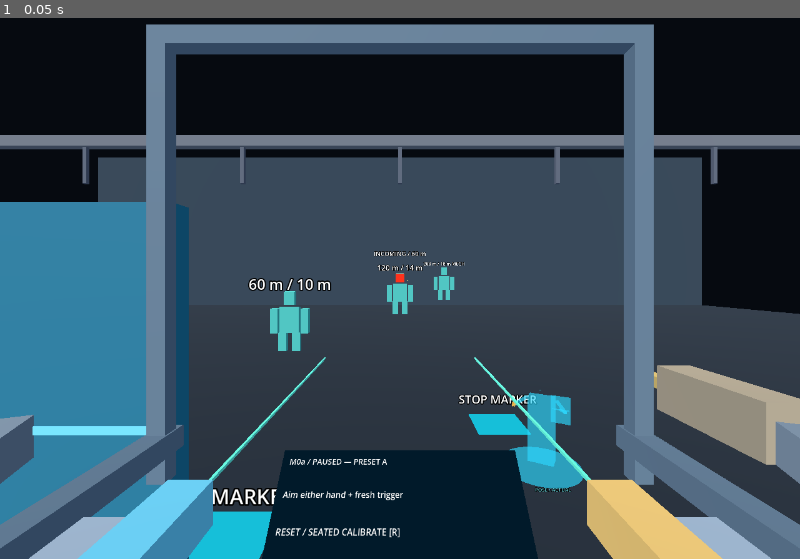
Above: before the commit, frame 1.
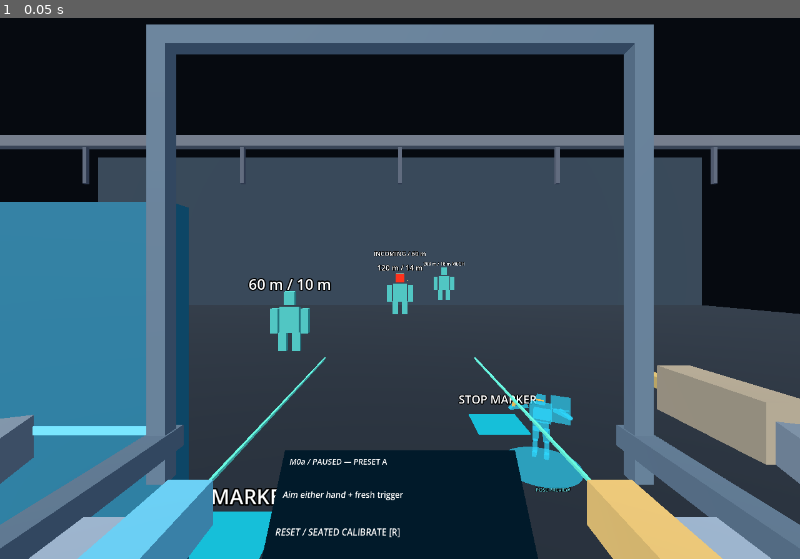
Above: after the commit, the same moment.

Repository: hiinaspace/mech-vr
Game: Godot game, scene res://main.tscn
Same seed, same stepped clock (60 frames per second), same inputs: the game is played once before the commit and once after it.
Inputs:
- Up to frame 1 (0.05 s): no input

The runs differ from the first frame. In frame 1, 0.4% of the frame differs, in the area x 63-72%, y 68-88%.

Commit message:
Prototype hologram flight posture and acceleration-driven jets
Keep actual equipment poses as IK targets, cap articulated reach, and retain actual-geometry comparison. Add finite/reversal/coast/frame and limb-length checks.

Assisted-by: Codex:gpt-6-astra

Diff:
--- /dev/null
+++ b/scripts/flight_pose.gd
@@ -0,0 +1,55 @@
+extends RefCounted
+## Authored visual approximation in cockpit axes (+Y spine, -Z forward).
+## No forces or physics state are changed. Inputs must exclude collision impulses.
+const MAX_LEAN := deg_to_rad(82.0)
+const TURN_RATE := deg_to_rad(110.0)
+var body_basis := Basis.IDENTITY
+var main_acceleration := 0.0
+var residual_acceleration := Vector3.ZERO
+var flight_amount := 0.0
+
+func step(dt: float, velocity: Vector3, acceleration: Vector3, paused := false) -> void:
+	if not velocity.is_finite() or not acceleration.is_finite() or not is_finite(dt):
+		main_acceleration = 0.0
+		residual_acceleration = Vector3.ZERO
+		return
+	if paused:
+		main_acceleration = 0.0
+		residual_acceleration = Vector3.ZERO
+		return
+	var direction := Vector3.UP
+	var amount := 0.0
+	if acceleration.length() > 0.2:
+		direction = acceleration.normalized()
+		amount = clampf(acceleration.length() / 8.0, 0.0, 1.0)
+	elif velocity.length() > 0.2:
+		direction = velocity.normalized()
+		amount = clampf(velocity.length() / 8.0, 0.0, 1.0)
+	# Bounded hemisphere avoids an upside-down flip during descent/reversal.
+	var axis := Vector3.UP.cross(direction)
+	var target := Quaternion.IDENTITY
+	if axis.length_squared() > 0.00001:
+		target = Quaternion(axis.normalized(), minf(Vector3.UP.angle_to(direction), MAX_LEAN) * amount)
+	var current := body_basis.get_rotation_quaternion()
+	var angle := current.angle_to(target)
+	var fraction := minf(maxf(dt,0.0) * TURN_RATE / maxf(angle,0.00001),1.0)
+	body_basis = Basis(current.slerp(target,fraction)).orthonormalized()
+	flight_amount = move_toward(flight_amount,amount,maxf(dt,0.0)*2.0)
+	main_acceleration = maxf(acceleration.dot(body_basis.y),0.0)
+	residual_acceleration = acceleration - body_basis.y * main_acceleration
+	if acceleration.length() <= 0.2:
+		main_acceleration = 0.0
+		residual_acceleration = Vector3.ZERO
+
+## Two equal fixed-length bones, stable pole in the chest frame. Returns shoulder,
+## elbow, capped wrist. Requested wrist stays a separate visible equipment target.
+static func arm_points(shoulder: Vector3, target: Vector3, pole: Vector3, length := 4.5) -> Array[Vector3]:
+	var delta := target - shoulder
+	var direction := delta.normalized() if delta.length_squared() > 0.000001 else Vector3.FORWARD
+	var reach := clampf(delta.length(),0.02,2.0*length-0.001)
+	var bend := pole - direction * pole.dot(direction)
+	if bend.length_squared() < 0.000001:
+		bend = direction.cross(Vector3.UP if absf(direction.y)<0.9 else Vector3.RIGHT)
+	var wrist := shoulder + direction*reach
+	var elbow := shoulder + direction*reach*.5 + bend.normalized()*sqrt(maxf(length*length-reach*reach*.25,0.0))
+	return [shoulder,elbow,wrist]
--- a/scripts/pose_hologram.gd
+++ b/scripts/pose_hologram.gd
@@ -1,12 +1,25 @@
 extends Node3D
-## Read-only miniature of rendered geometry, including held/reset-blended poses.
-## Its pedestal stays in the cockpit; range-relative yaw/pitch rotates the robot.
+## Read-only actual-geometry view or authored flight-pose preview. Camera, external
+## arms and motor are untouched. The preview pivots around the suit centre; IK
+## follows actual equipment targets in cockpit space, never stretched limbs.
 const MINI_SCALE := 0.014
+const FlightPose = preload("res://scripts/flight_pose.gd")
+const CENTRE := Vector3(0,-8,0)
 var rig := Node3D.new()
 var content := Node3D.new()
+var preview := Node3D.new()
+var torso := Node3D.new()
 var sources: Array[Node3D] = []
 var copies: Array[Node3D] = []
+var equipment: Array[Node3D] = []
+var arm_links: Array[MeshInstance3D] = []
+var markers: Array[MeshInstance3D] = []
+var legs: Array[MeshInstance3D] = []
+var flames: Array[MeshInstance3D] = []
+var label := Label3D.new()
 var suit: Node3D
+var flight_enabled := true
+var flight := FlightPose.new()
 
 func setup(body: Node3D, geometry: Array[Node3D]) -> void:
 	suit = body
@@ -14,12 +27,32 @@
 	position = Vector3(.48,-.50,-1.25)
 	add_child(rig)
 	rig.add_child(content)
-	content.position = Vector3(0,8,0)
+	content.position = -CENTRE
 	for source in sources:
 		var copy := source.duplicate() as Node3D
 		content.add_child(copy)
 		copies.append(copy)
 		_tint(copy)
+	rig.add_child(preview)
+	preview.add_child(torso)
+	_box(torso,Vector3(4.8,4.2,2.5),Vector3(0,3,0))
+	_box(torso,Vector3(3.4,1.8,2.1),Vector3(0,-.5,0))
+	_box(torso,Vector3(2,2,1.8),Vector3(0,6.1,0))
+	_box(torso,Vector3(1.7,.35,.12),Vector3(0,6.2,-.95),Color(1,.75,.3,.95))
+	_box(torso,Vector3(3.8,2.4,1.5),Vector3(0,2,1.8))
+	for side in [-1,1]:
+		for _part in 3:
+			legs.append(_box(preview,Vector3.ONE,Vector3.ZERO))
+		for _part in 2:
+			arm_links.append(_box(preview,Vector3.ONE,Vector3.ZERO))
+		markers.append(_box(preview,Vector3.ONE*.65,Vector3.ZERO,Color(1,.3,.2,.9)))
+		# Source order is cockpit beam, torso, shield, rifle, arm segments.
+		var copy := sources[2 if side == -1 else 3].duplicate() as Node3D
+		preview.add_child(copy)
+		_tint(copy)
+		equipment.append(copy)
+	for _i in 3:
+		flames.append(_box(preview,Vector3.ONE,Vector3.ZERO,Color(.3,1,1,.95)))
 	var base := MeshInstance3D.new()
 	var mesh := CylinderMesh.new()
 	mesh.top_radius = .13
@@ -29,8 +62,6 @@
 	base.position.y = -.14
 	add_child(base)
 	_tint(base)
-	var label := Label3D.new()
-	label.text = "POSE / ACTUAL"
 	label.font_size = 24
 	label.pixel_size = .00065
 	label.position = Vector3(0,-.165,.10)
@@ -38,13 +69,26 @@
 	add_child(label)
 	sync()
 
+func _box(parent: Node3D, size: Vector3, at: Vector3, color := Color(.18,.85,1,.7)) -> MeshInstance3D:
+	var node := MeshInstance3D.new()
+	var mesh := BoxMesh.new()
+	mesh.size = size
+	node.mesh = mesh
+	var mat := StandardMaterial3D.new()
+	mat.shading_mode = BaseMaterial3D.SHADING_MODE_UNSHADED
+	mat.transparency = BaseMaterial3D.TRANSPARENCY_ALPHA
+	mat.albedo_color = color
+	node.material_override = mat
+	parent.add_child(node)
+	node.position = at
+	return node
+
 func _tint(node: Node) -> void:
 	if node is MeshInstance3D:
 		var mat := StandardMaterial3D.new()
 		mat.shading_mode = BaseMaterial3D.SHADING_MODE_UNSHADED
 		mat.transparency = BaseMaterial3D.TRANSPARENCY_ALPHA
 		mat.albedo_color = Color(.18,.85,1,.65)
-		# Preserve left/right equipment distinction without changing any geometry.
 		if node.material_override is StandardMaterial3D:
 			var original: Color = node.material_override.albedo_color
 			if original.r > original.b:
@@ -53,7 +97,50 @@
 	for child in node.get_children():
 		_tint(child)
 
+func update_flight(dt: float, local_velocity: Vector3, local_acceleration: Vector3, paused := false) -> void:
+	flight.step(dt,local_velocity,local_acceleration,paused)
+
+func _link(node: MeshInstance3D, a: Vector3, b: Vector3, width: float) -> void:
+	var delta := b-a
+	node.position = (a+b)*.5
+	node.basis = Basis.looking_at(delta.normalized(),Vector3.UP if absf(delta.normalized().y)<.99 else Vector3.RIGHT)
+	node.scale = Vector3(width,width,maxf(delta.length(),.001))
+
 func sync() -> void:
 	rig.basis = (Basis(Vector3.UP,deg_to_rad(150)) * suit.basis).scaled(Vector3.ONE*MINI_SCALE)
+	content.visible = not flight_enabled
+	preview.visible = flight_enabled
+	label.text = "POSE PREVIEW" if flight_enabled else "POSE / ACTUAL"
 	for index in sources.size():
 		copies[index].transform = sources[index].transform
+	if not flight_enabled:
+		return
+	var orientation: Basis = flight.body_basis
+	torso.basis = orientation
+	for i in 2:
+		var side := -1.0 if i==0 else 1.0
+		var hip := orientation*Vector3(side*1.2,-1,0)
+		var knee := orientation*Vector3(side*1.35,-4.1,.45+flight.flight_amount*.7)
+		var ankle := orientation*Vector3(side*1.4,-7.1,.25+flight.flight_amount*1.1)
+		_link(legs[i*3],hip,knee,1.25)
+		_link(legs[i*3+1],knee,ankle,.95)
+		_link(legs[i*3+2],ankle,ankle+orientation*Vector3(0,-.1,-1.5),1.0)
+		equipment[i].transform = sources[2+i].transform
+		equipment[i].position -= CENTRE
+		var shoulder := orientation*Vector3(side*3,4,0)
+		var target := equipment[i].position
+		var points: Array[Vector3] = FlightPose.arm_points(shoulder,target,orientation*Vector3(side,-.6,.3))
+		_link(arm_links[i*2],points[0],points[1],.7)
+		_link(arm_links[i*2+1],points[1],points[2],.6)
+		markers[i].position = target
+		markers[i].visible = points[2].distance_to(target)>.05
+	var main_strength: float = flight.main_acceleration
+	for i in 2:
+		var nozzle := orientation*Vector3(-1.1 if i==0 else 1.1,.8,2)
+		flames[i].visible = main_strength>.2
+		_link(flames[i],nozzle,nozzle-orientation.y*(.2+minf(main_strength/8.0,3.0)),.4)
+	var residual: Vector3 = flight.residual_acceleration
+	flames[2].visible = residual.length()>.2
+	var origin := orientation*Vector3(0,-.5,1.5)
+	var exhaust := -residual.normalized() if residual.length()>.001 else Vector3.DOWN
+	_link(flames[2],origin,origin+exhaust*(.2+minf(residual.length()/8.0,3.0)),.3)
--- /dev/null
+++ b/tests/test_flight_pose.gd
@@ -0,0 +1,48 @@
+extends SceneTree
+const Flight = preload("res://scripts/flight_pose.gd")
+var checks := 0
+var failures := 0
+func check(ok: bool, description: String) -> void:
+	checks += 1
+	if not ok:
+		failures += 1
+		push_error(description)
+func _initialize() -> void:
+	for dt in [1.0/30,1.0/60,1.0/120]:
+		var f := Flight.new()
+		for _i in int(2.0/dt):
+			f.step(dt,Vector3(0,0,-20),Vector3(0,0,-12))
+		check(f.body_basis.y.dot(Vector3.FORWARD)>.98,"Forward acceleration puts spine into flight")
+		check(f.body_basis.y.dot(Vector3.UP)>0.13,"Visual lean stays bounded")
+		check((f.body_basis.y*f.main_acceleration+f.residual_acceleration).distance_to(Vector3(0,0,-12))<.001,"Jet acceleration components reconstruct requested thrust")
+		for _i in int(1.0/dt):
+			var previous: Quaternion = f.body_basis.get_rotation_quaternion()
+			f.step(dt,Vector3(0,0,-10),Vector3(0,0,45))
+			check(f.body_basis.is_finite(),"Brake reversal stays finite")
+			check(previous.angle_to(f.body_basis.get_rotation_quaternion())<=Flight.TURN_RATE*dt+.001,"Reversal respects angular speed")
+			check((f.body_basis.y*f.main_acceleration+f.residual_acceleration).distance_to(Vector3(0,0,45))<.001,"Reversal jets do not claim backwards force")
+		for _i in int(3.0/dt):
+			f.step(dt,Vector3(0,0,-12),Vector3.ZERO)
+		check(f.body_basis.y.dot(Vector3.FORWARD)>.98,"Coast retains velocity-directed flight posture")
+		check(f.main_acceleration==0 and f.residual_acceleration==Vector3.ZERO,"Coasting emits no thrust")
+		var held: Basis = f.body_basis
+		f.step(dt,Vector3.ZERO,Vector3(1,2,3),true)
+		check(f.body_basis.is_equal_approx(held) and f.main_acceleration==0,"Pause freezes pose and suppresses jets")
+		for _i in int(3.0/dt):
+			f.step(dt,Vector3.ZERO,Vector3.ZERO)
+		check(f.body_basis.is_equal_approx(Basis.IDENTITY),"Idle returns upright")
+		f.step(dt,Vector3.ZERO,Vector3(0,-30,0))
+		check(f.body_basis.is_finite() and f.residual_acceleration.y<0,"Vertical descent is stable and uses down-force vernier")
+	var frame := Basis.from_euler(Vector3(.4,1.3,0))
+	var local_acceleration := Vector3(4,3,-7)
+	var world_acceleration := frame*local_acceleration
+	var f := Flight.new()
+	f.step(.1,Vector3.ZERO,frame.inverse()*world_acceleration)
+	check((frame*(f.body_basis.y*f.main_acceleration+f.residual_acceleration)).distance_to(world_acceleration)<.001,"Cockpit-frame jet components reconstruct world acceleration")
+	for target in [Vector3.ZERO,Vector3(1,2,-3),Vector3(100,0,0),Vector3(0,-100,0)]:
+		var joints: Array[Vector3] = Flight.arm_points(Vector3.ZERO,target,Vector3.DOWN)
+		check(joints[1].is_finite() and joints[2].is_finite(),"IK finite for coincident and pole-aligned targets")
+		check(absf(joints[0].distance_to(joints[1])-4.5)<.001 and absf(joints[1].distance_to(joints[2])-4.5)<.001,"IK preserves both segment lengths")
+		check(joints[2].length()<9.0,"Unreachable target caps wrist reach")
+	print("FLIGHT_POSE_TESTS checks=%d failures=%d" % [checks,failures])
+	quit(1 if failures else 0)
